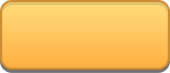
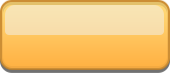
Before/after of a 170 x 73 layered artwork. What changed in the layer stack:
added layer "Rectangle 2" (50%) above "Rectangle 1 copy" over [5, 5, 164, 35]
